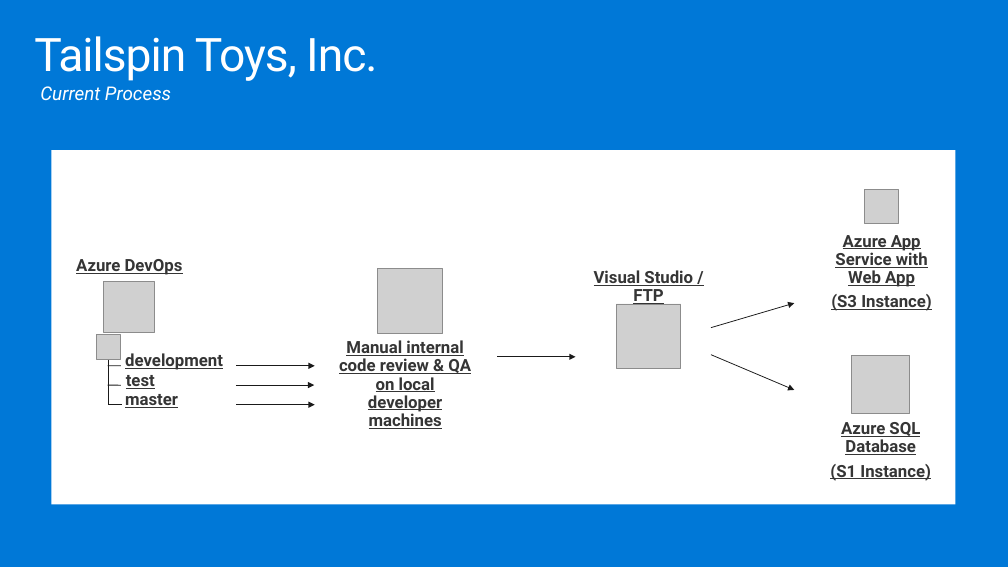
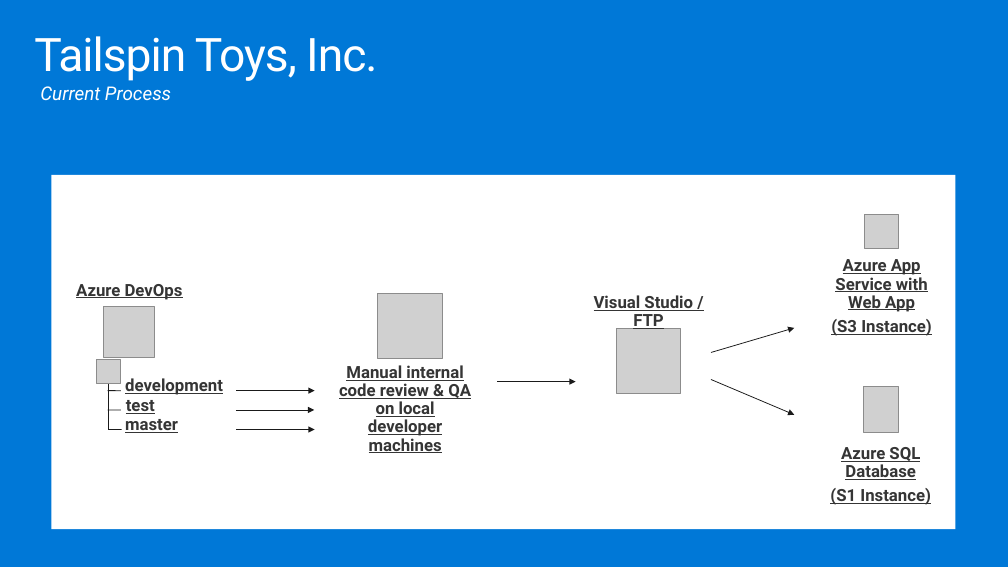
Before and after one commit to yashmadan123/MCW-Continuous-delivery-in-Azure-DevOps, a slide deck: slide 10 of Whiteboard design session/WDS trainer presentation - Continuous delivery in Azure DevOps.pptx. Drawn at 1008x567 pixels with LibreOffice and Linux fonts; fonts in the diff are those of the drawing; grey boxes stand for pictures. Boxes give left, top, right and bottom in pixels: in the first picture for what was removed or moved away, otherwise in the second. Text is boxed around its words. In the diff, an @@ line names an element or a change of style, - is before the commit and + after.

Commit message:
updated pptx

```diff
--- a/Whiteboard design session/WDS trainer presentation - Continuous delivery in Azure DevOps.pptx
+++ b/Whiteboard design session/WDS trainer presentation - Continuous delivery in Azure DevOps.pptx
@@ picture removed at box(852, 355, 910, 414) @@
@@ 8 texts, 5 pictures, 3 arrows, 2 lines, 1 rectangle: place and size @@
-8 texts, 5 pictures, 3 arrows, 2 lines, 1 rectangle at box(51, 150, 956, 505)
+8 texts, 5 pictures, 3 arrows, 2 lines, 1 rectangle at box(51, 175, 956, 529)
@@ picture added at box(864, 386, 898, 433) @@
@@ 2 lines, 2 arrows: place and size @@
-2 lines, 2 arrows at box(107, 385, 315, 405)
+2 lines, 2 arrows at box(107, 391, 315, 410)
@@ line moved from (107, 366) - (121, 366) to (108, 430) - (122, 430) @@
@@ arrow moved from (237, 366) - (315, 366) to (237, 430) - (315, 430) @@
```
Also in this commit, not shown: 2 other slides changed, 1 slide removed, 1 other file.
